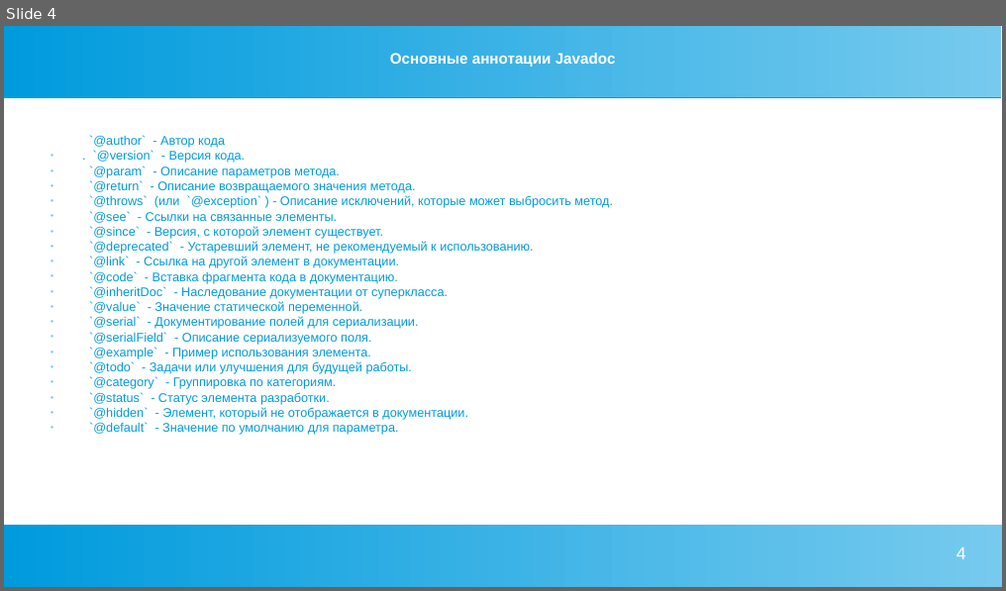
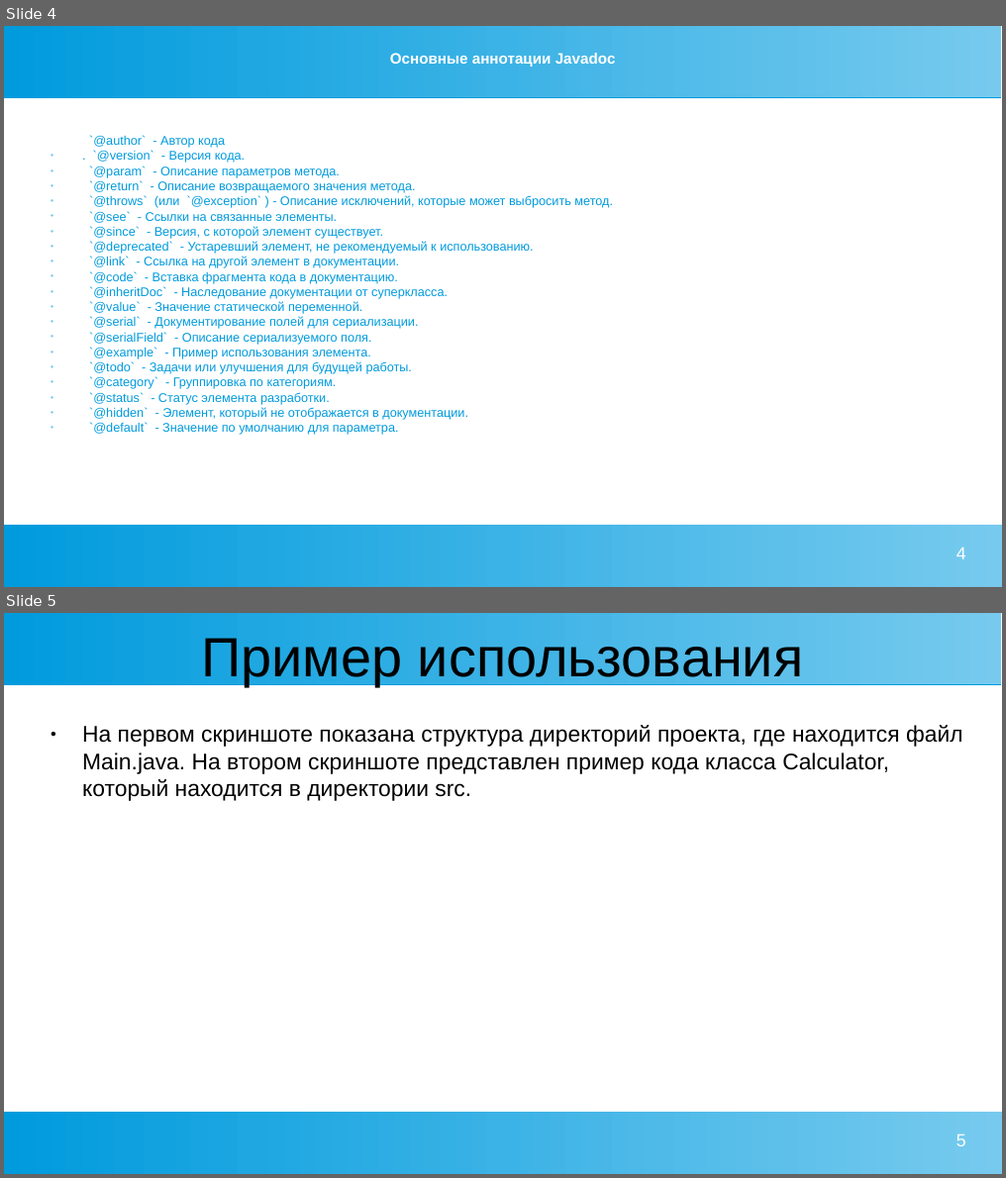
Before and after one commit to royalistofficial/java, a slide deck: доклад/javadoc.pptx. Shown one above the other, each under a label of ours: slide 4 before the commit, slides 4 and 5 after it. The pictures are 1006x591 and 1006x1178 pixels, drawn with LibreOffice and Linux fonts; fonts in the diff are those of the drawing. Boxes give left, top, right and bottom in pixels: in the first picture for what was removed or moved away, otherwise in the second. Text is boxed around its words. In the diff, an @@ line names an element or a change of style, - is before the commit and + after.

```diff
--- a/доклад/javadoc.pptx
+++ b/доклад/javadoc.pptx
@@ slide 5 added at [4,613,1002,1174], background #FFFFFF; not listed: 2 template elements that a slide beside it also shows @@
@@ title added at [202,638,803,686], 44 pt, text #000000 @@
+Пример использования
@@ text added at [82,725,963,801], 18 pt, text #000000 @@
+● На первом скриншоте показана структура директорий проекта, где находится файл Main.java. На втором скриншоте представлен пример кода класса Calculator, который находится в директории src.
@@ page number added at [956,1135,966,1147], 14 pt, text #FFFFFF @@
+5
```
Also in this commit, not shown: 3 slides changed, 5 other slides added, 1 slide removed, 4 other files.
